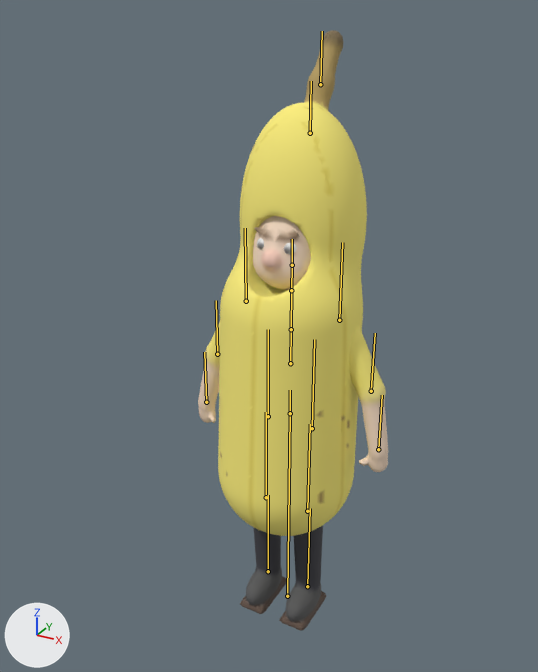
The glTF model models/photographer_banana.glb: old version first, new version second.
Rendered twice from a 50 mm camera at (1.2, -2.35, 2.45) aimed at (-0.09, -0.01, 1.28). The axes (+X, +Y, +Z) are drawn at lower left. The lights are the same throughout. The first picture is the older version. The bones that bend it are drawn over the model as lines.

Names of what the first picture shows: 'photographer_banana_mesh'.
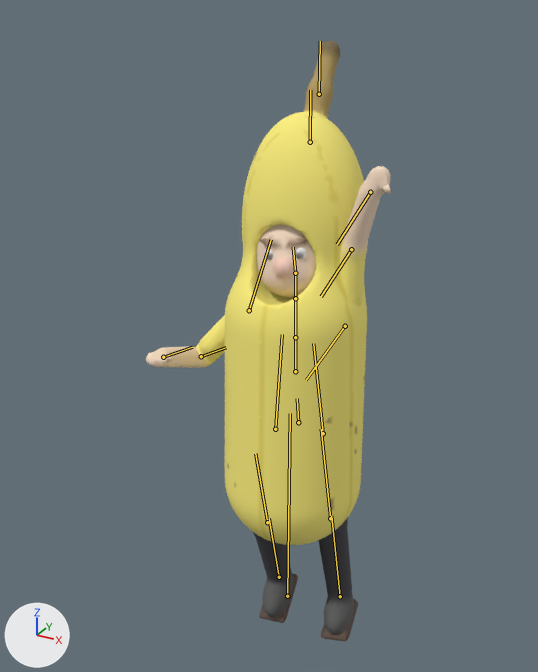
The newer file adds an action. The first version stands in its rest pose; the second is drawn at frame 30 of the action 'emote_disco'.

The edits, one by one:
Bone 'hips' (bone_hips) moves from (0.0, 0.0, 0.0) to (0.04, -0.03, 0.0).
Bone 'hips' (bone_hips) turns from (0, 0, 0) to (0, 11, 5) degrees about its own x, y and z.
Bone 'spine' (bone_spine) turns from (0, 0, 0) to (0, -9, -3) degrees about its own x, y and z.
Bone 'head' (bone_head) turns from (0, 0, 0) to (0, 11, 6) degrees about its own x, y and z.
Bone 'shoulder_l' (bone_shoulder_l) turns from (0, 0, 0) to (-11, 0, -14) degrees about its own x, y and z.
Bone 'elbow_l' (bone_elbow_l) turns from (0, 0, 0) to (-92, 0, 0) degrees about its own x, y and z.
Bone 'shoulder_r' (bone_shoulder_r) turns from (0, 0, 0) to (0, 0, 148) degrees about its own x, y and z.
Bone 'elbow_r' (bone_elbow_r) turns from (0, 0, 0) to (-6, 0, 0) degrees about its own x, y and z.
Bone 'hip_l' (bone_hip_l) turns from (0, 0, 0) to (-17, 0, -3) degrees about its own x, y and z.
Bone 'knee_l' (bone_knee_l) turns from (0, 0, 0) to (34, 0, 0) degrees about its own x, y and z.
Bone 'hip_r' (bone_hip_r) turns from (0, 0, 0) to (0, 0, 3) degrees about its own x, y and z.

Pixel boxes [x1, y1, x2, y2] of what changed, in the pictures (538 x 672 px):
'photographer_banana_mesh', posed (29% wider)
    before: [198, 30, 388, 631]
    after: [146, 41, 392, 641]
bone 'hips', root to tip
    before: (290, 413) to (290, 390)
    after: (298, 422) to (297, 398)
bone 'spine', root to tip
    before: (290, 363) to (291, 329)
    after: (295, 371) to (295, 337)
bone 'head', root to tip
    before: (292, 265) to (292, 239)
    after: (295, 273) to (293, 247)
bone 'shoulder_l', root to tip
    before: (246, 301) to (245, 228)
    after: (249, 310) to (271, 239)
bone 'elbow_l', root to tip
    before: (217, 354) to (216, 300)
    after: (201, 356) to (226, 347)
bone 'shoulder_r', root to tip
    before: (339, 320) to (342, 242)
    after: (345, 326) to (306, 380)
bone 'elbow_r', root to tip
    before: (371, 391) to (375, 333)
    after: (351, 249) to (321, 296)
bone 'hip_l', root to tip
    before: (268, 416) to (268, 329)
    after: (275, 429) to (282, 334)
bone 'knee_l', root to tip
    before: (266, 497) to (266, 412)
    after: (267, 522) to (255, 453)
bone 'hip_r', root to tip
    before: (312, 428) to (314, 339)
    after: (323, 433) to (313, 343)
